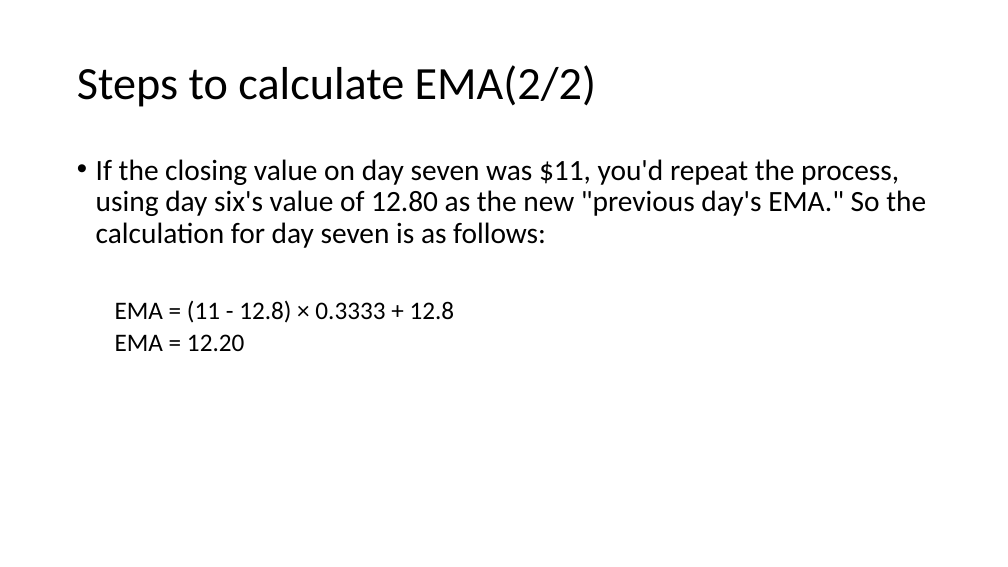
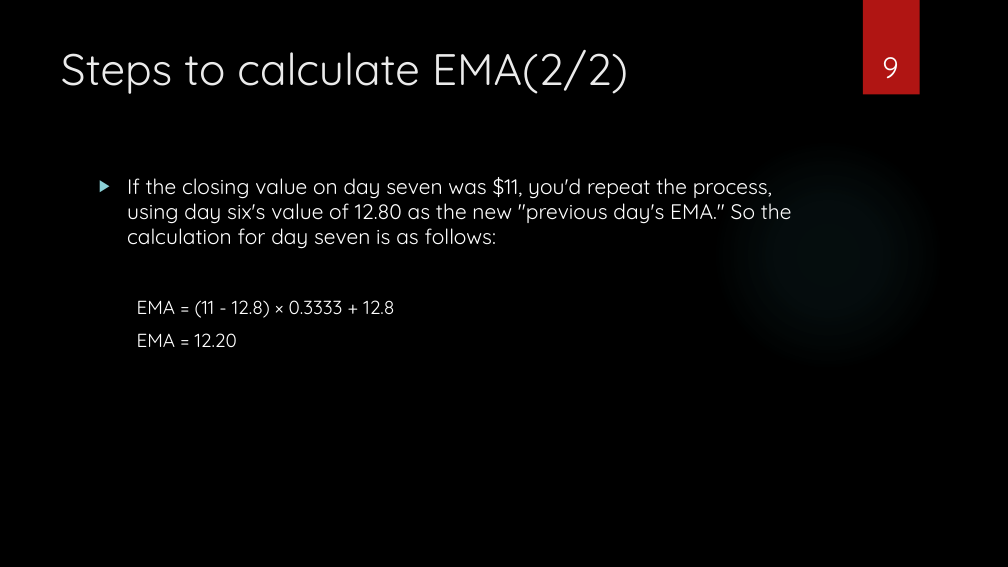
Before and after one commit to ShivakumarRavi/TradingAlgorithms, a slide deck: slide 9 of Python Assignment.pptx. Drawn at 1008x567 pixels with LibreOffice and Linux fonts; fonts in the diff are those of the drawing; background and template pictures are left out. Boxes give left, top, right and bottom in pixels: in the first picture for what was removed or moved away, otherwise in the second. Text is boxed around its words. In the diff, an @@ line names an element or a change of style, - is before the commit and + after.

```diff
--- a/Python Assignment.pptx
+++ b/Python Assignment.pptx
@@ background #FFFFFF to picture (left out) @@
@@ rectangle added at bbox=[863, 0, 920, 95], fill #B01513 @@
@@ title "Steps to calculate EMA(2/2)": place and size @@
-title "Steps to calculate EMA(2/2)" at bbox=[77, 65, 596, 107]
+title "Steps to calculate EMA(2/2)" at bbox=[61, 50, 628, 94]
@@ title "Steps to calculate EMA(2/2)" at bbox=[61, 50, 628, 94]: size 44 to 42 pt, font Calibri to Quicksand, text colour #000000 to #EBEBEB; line spacing 0.9 to 1; vertical alignment middle to top @@
@@ page number added at bbox=[882, 57, 898, 78], 28 pt, text #FFFFFF @@
+9
@@ ellipse added at bbox=[712, 138, 944, 371], fill gradient #50B9C1 @@
@@ text "If the closing value on ...": place and size @@
-text "If the closing value on ..." at bbox=[96, 159, 926, 351]
+text "If the closing value on ..." at bbox=[127, 177, 792, 347]
@@ text "If the closing value on ..." at bbox=[127, 177, 792, 347]: size 28 to 20 pt in "If the closing value on day seven ..."; font Calibri to Quicksand, text colour #000000 to #FFFFFF; size 24 to 18 pt in "EMA = (11 - 12.8) × 0.3333 ...", "EMA = 12.20"; bullet • to ▶; line spacing 0.9 to 1; more space between paragraphs @@
```
Also in this commit, not shown: 15 other slides changed, 1 other file.
